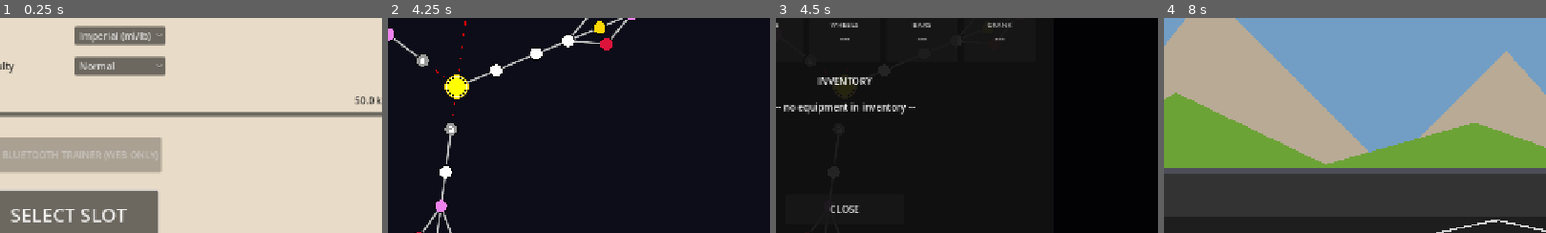
Above: before the commit, frames 1-4 (left to right).
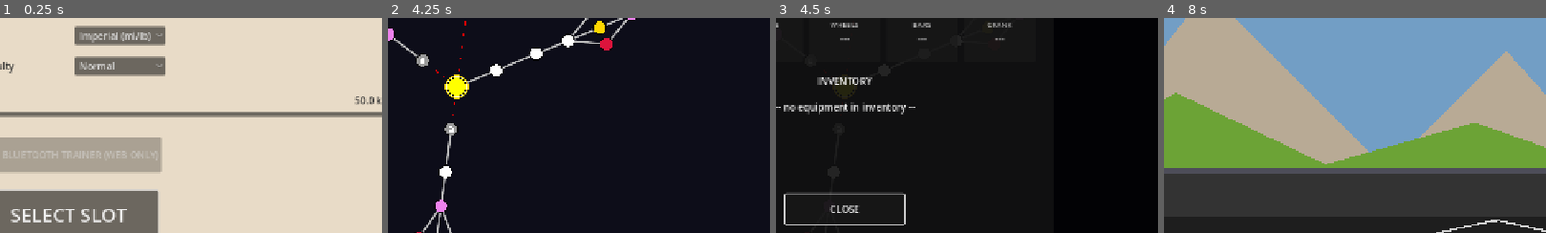
Above: after the commit, the same moments.

Repository: alexkibler/spokes-godot
Game: Godot game, scene res://src/ui/screens/SaveSelectionScene.tscn
The game is run twice, just before and just after one commit, with the same random seed, the same clock (stepped at 60 frames per second) and the same inputs.
Inputs (mouse positions are % of the whole screen's width and height, from its top left):
- Up to frame 1 (0.25 s): no input
- Up to frame 2 (4.25 s): click "SELECT SLOT" at 0.5 s; click "NEW GAME" at 1.25 s; click "Normal" at 2 s; click "Normal" at 2.75 s; click "START RUN (SLOT 1)" at 3.5 s
- Up to frame 3 (4.5 s): click "EQUIPMENT" at 4.25 s
- Up to frame 4 (8 s): click "AUTOPLAY: OFF" at 5 s; move the mouse to (72, 45) at 5.77 s; hold Right (ui_right) 5.78-6.5 s; hold P (toggle_autoplay) 5.78-6.5 s; click (72, 45) at 5.92 s; click "AUTOPLAY: ON" at 6.5 s; drag from (30, 55) to (45, 70) at 7.27 s
The pictures show only the part of the screen within x 41-91%, y 34-84%; the shares and areas given below are measured in that part.

Frames 1-2 are identical in both runs. In frame 3, 0.7% of the frame differs, in the area x 2-34%, y 80-97%; in frame 4, nothing differs.

Commit message:
Add open_pause_menu input action and controller UX fixes
Separates pause menu trigger from ui_cancel into a dedicated
open_pause_menu action, locks analog stick horizontal navigation
in pause overlay, and disables focus on HUD buttons.

Co-Authored-By: Claude Sonnet 4.6 <noreply@anthropic.com>

Diff:
--- a/project.godot
+++ b/project.godot
@@ -54,7 +54,6 @@
 "deadzone": 0.5,
 "events": [Object(InputEventKey,"resource_local_to_scene":false,"resource_name":"","device":0,"window_id":0,"alt_presse …(194 unchanged characters)…
 , Object(InputEventJoypadButton,"resource_local_to_scene":false,"resource_name":"","device":0,"button_index":1,"pressure":0.0,"pressed":false,"script":null)
-, Object(InputEventJoypadButton,"resource_local_to_scene":false,"resource_name":"","device":0,"button_index":6,"pressure":0.0,"pressed":false,"script":null)
 ]
 }
 ui_left={
@@ -85,6 +84,12 @@
 , Object(InputEventJoypadMotion,"resource_local_to_scene":false,"resource_name":"","device":-1,"axis":1,"axis_value":1.0,"script":null)
 ]
 }
+open_pause_menu={
+"deadzone": 0.5,
+"events": [Object(InputEventKey,"resource_local_to_scene":false,"resource_name":"","device":0,"window_id":0,"alt_pressed":false,"shift_pressed":false,"ctrl_pressed":false,"meta_pressed":false,"pressed":false,"keycode":4194305,"physical_keycode":0,"key_label":0,"unicode":0,"location":0,"echo":false,"script":null)
+, Object(InputEventJoypadButton,"resource_local_to_scene":false,"resource_name":"","device":0,"button_index":6,"pressure":0.0,"pressed":false,"script":null)
+]
+}
 toggle_autoplay={
 "deadzone": 0.5,
 "events": [Object(InputEventJoypadButton,"resource_local_to_scene":false,"resource_name":"","device":0,"button_index":3,"pressure":0.0,"pressed":false,"script":null)
--- a/src/features/cycling/GameScene.gd
+++ b/src/features/cycling/GameScene.gd
@@ -688,7 +688,7 @@
 		RunManager.toggle_autoplay()
 		get_viewport().set_input_as_handled()
 
-	if event.is_action_pressed("ui_cancel"):
+	if event.is_action_pressed("open_pause_menu"):
 		var pause_menu: Node = (load("res://src/ui/screens/PauseOverlay.tscn") as PackedScene).instantiate()
 		add_child(pause_menu)
 		get_viewport().set_input_as_handled()
--- a/src/features/map/MapScene.gd
+++ b/src/features/map/MapScene.gd
@@ -286,7 +286,7 @@
 		RunManager.toggle_autoplay()
 		get_viewport().set_input_as_handled()
 
-	if event.is_action_pressed("ui_cancel"):
+	if event.is_action_pressed("open_pause_menu"):
 		var pause_menu: Node = (load("res://src/ui/screens/PauseOverlay.tscn") as PackedScene).instantiate()
 		add_child(pause_menu)
 		get_viewport().set_input_as_handled()
--- a/src/features/map/MapScene.tscn
+++ b/src/features/map/MapScene.tscn
@@ -45,7 +45,7 @@
 custom_minimum_size = Vector2(0, 24)
 layout_mode = 2
 script = ExtResource("5_sweqj")
-action = 1
+action = 2
 label_text = "Menu"
 
 [node name="@HBoxContainer@3" type="HBoxContainer" parent="MapHUD/InputHints" unique_id=854207278 instance=ExtResource("4_fh4bg")]
--- a/src/ui/components/MapHUD.tscn
+++ b/src/ui/components/MapHUD.tscn
@@ -41,11 +41,13 @@
 
 [node name="EquipButton" type="Button" parent="MarginContainer/TopLeft"]
 layout_mode = 2
+focus_mode = 0
 text = "EQUIPMENT"
 
 [node name="AutoplayButton" type="Button" parent="MarginContainer/TopLeft"]
 unique_name_in_owner = true
 layout_mode = 2
+focus_mode = 0
 text = "AUTOPLAY: OFF"
 
 [node name="QuestLabel" type="Label" parent="MarginContainer/TopLeft"]
--- a/src/ui/screens/PauseOverlay.gd
+++ b/src/ui/screens/PauseOverlay.gd
@@ -19,6 +19,11 @@
 	# Only show "Quit to Map" if we are in a GameScene
 	var current_scene: Node = get_tree().current_scene
 	quit_map_btn.visible = current_scene and current_scene.name == "GameScene"
+
+	# Lock left/right navigation so analog stick horizontal doesn't accidentally navigate the vertical list
+	for btn: Button in [resume_btn, quit_map_btn, quit_btn]:
+		btn.focus_neighbor_left = btn.get_path()
+		btn.focus_neighbor_right = btn.get_path()
 
 	get_tree().paused = true
 	resume_btn.grab_focus()
@@ -50,6 +55,6 @@
 		autoplay_toggle.button_pressed = not autoplay_toggle.button_pressed
 		get_viewport().set_input_as_handled()
 
-	if event.is_action_pressed("ui_cancel"):
+	if event.is_action_pressed("ui_cancel") or event.is_action_pressed("open_pause_menu"):
 		_on_resume_pressed()
 		get_viewport().set_input_as_handled()
Not shown, changed: ALGORITHMS_OVERVIEW.md
